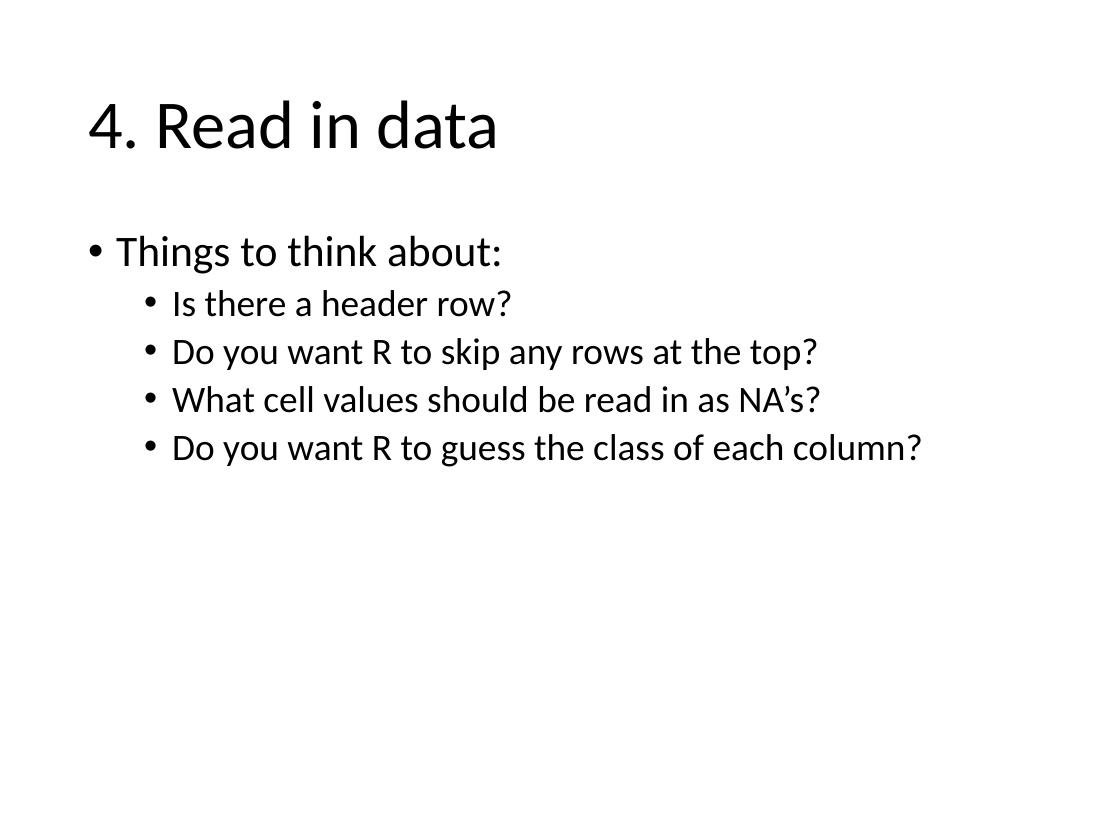
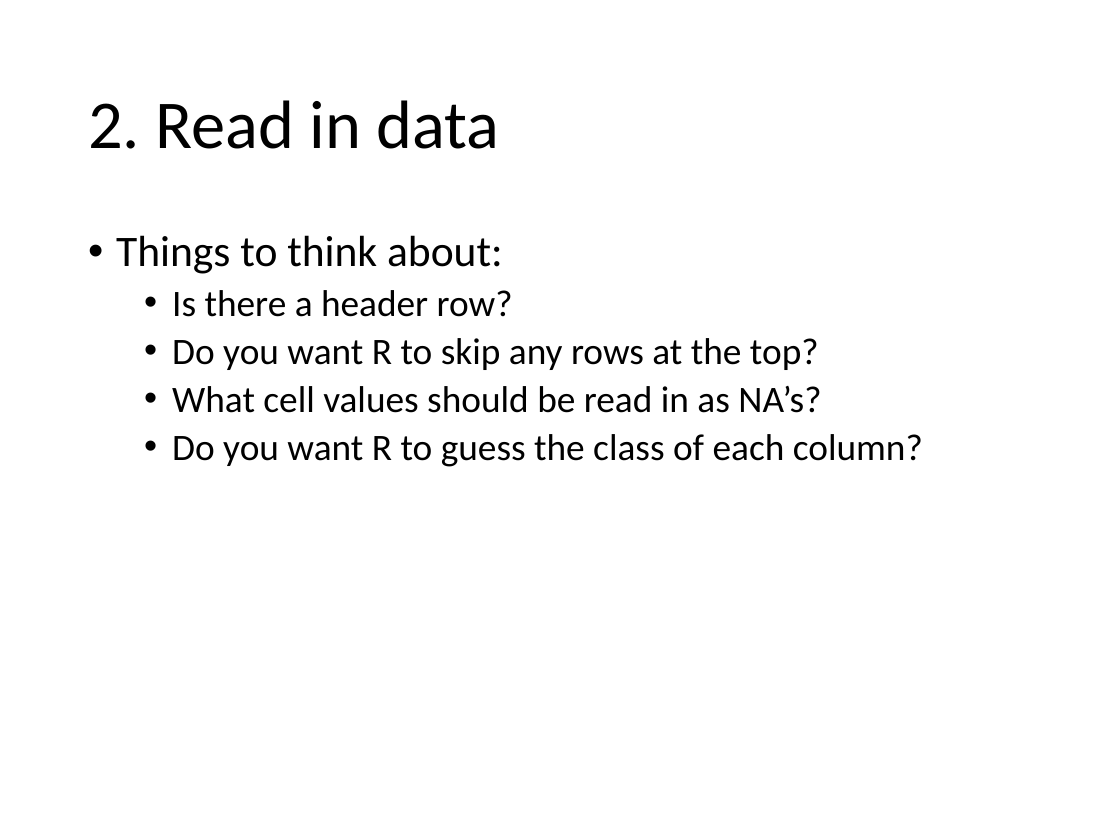
Before and after one commit to EEOB590A-Data-Science-in-R-Fall2021/CourseMaterials, a slide deck: slide 4 of 1. Intro to R/presentations/2. R-Intro_part2_2021.pptx (slide 15 before the commit). Drawn at 1120x840 pixels with LibreOffice and Linux fonts; fonts in the diff are those of the drawing. Boxes give left, top, right and bottom in pixels: in the first picture for what was removed or moved away, otherwise in the second. Text is boxed around its words. In the diff, an @@ line names an element or a change of style, - is before the commit and + after.

```diff
--- a/1. Intro to R/presentations/2. R-Intro_part2_2021.pptx
+++ b/1. Intro to R/presentations/2. R-Intro_part2_2021.pptx
@@ title at [88,100,500,149]: text changed @@
-4. Read in data
+2. Read in data
```
Also in this commit, not shown: 6 other slides changed, 3 slides added, 15 slides removed, 9 other files.
